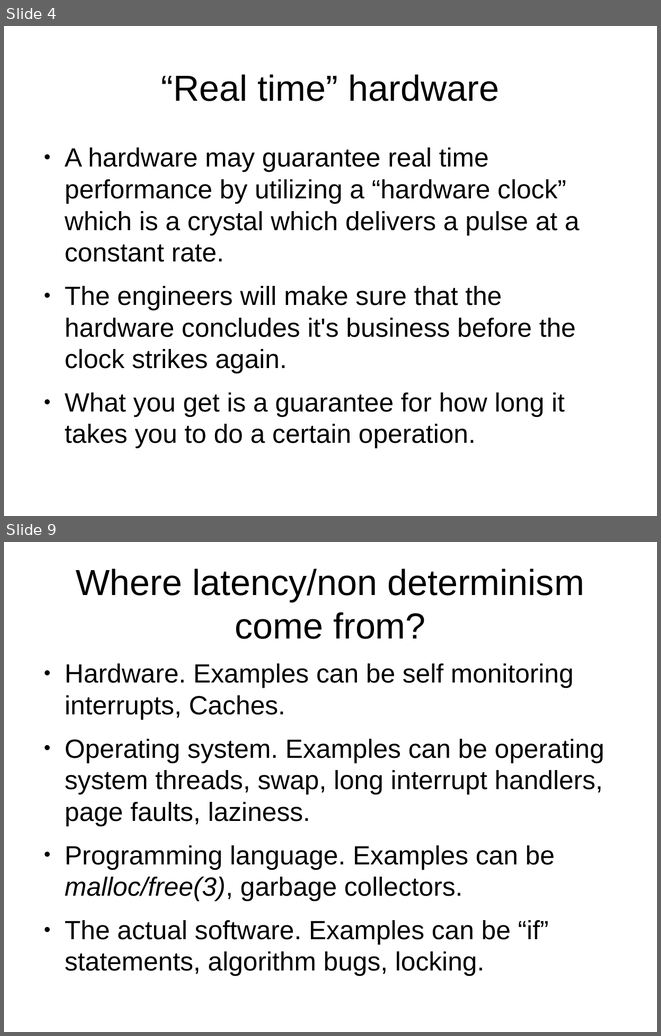
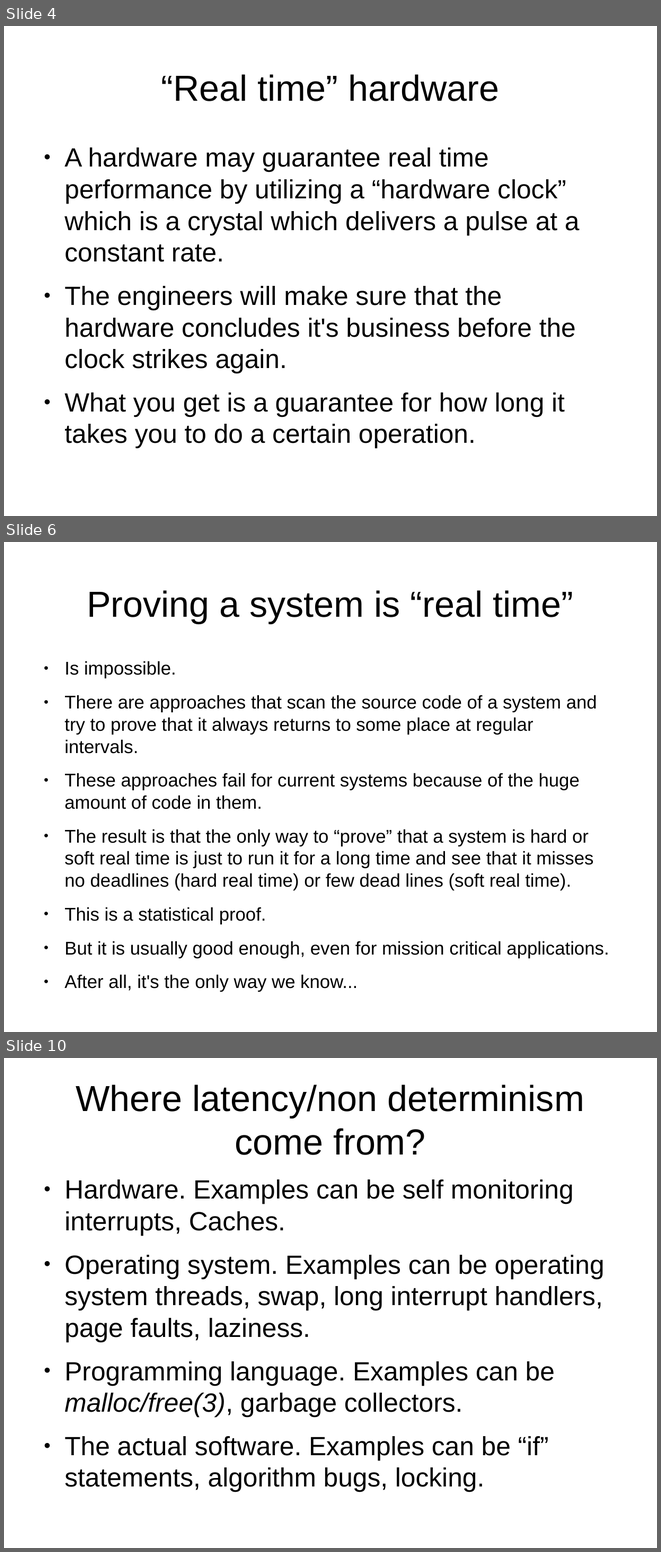
Before and after one commit to kalmuthu/slides, a slide deck: odp/realtime.odp. Shown one above the other, each under a label of ours: slides 4 and 9 before the commit, slides 4, 6 and 10 after it; the slides between them are not shown. The pictures are 661x1036 and 661x1552 pixels, drawn with LibreOffice and Linux fonts; fonts in the diff are those of the drawing. Boxes give left, top, right and bottom in pixels: in the first picture for what was removed or moved away, otherwise in the second. Text is boxed around its words. In the diff, an @@ line names an element or a change of style, - is before the commit and + after.

Commit message:
improved the real time slides

```diff
--- a/odp/realtime.odp
+++ b/odp/realtime.odp
@@ slide 6 added at [4, 542, 657, 1032], background #FFFFFF @@
@@ title added at [87, 590, 573, 623], 44 pt, text #000000 @@
+Proving a system is “real time”
@@ text added at [64, 661, 609, 991], 22.4 pt, text #000000 @@
+● Is impossible.
+● There are approaches that scan the source code of a system and try to prove that it always returns to some place at regular intervals.
+● These approaches fail for current systems because of the huge amount of code in them.
+● The result is that the only way to “prove” that a system is hard or soft real time is just to run it for a long time and see that it misses no deadlines (hard real time) or few dead lines (soft real time).
+● This is a statistical proof.
+● But it is usually good enough, even for mission critical applications.
+● After all, it's the only way we know...
@@ what was slide 9 is now slide 10 @@
```
Also in this commit, not shown: 12 slides changed, 8 other slides added.
